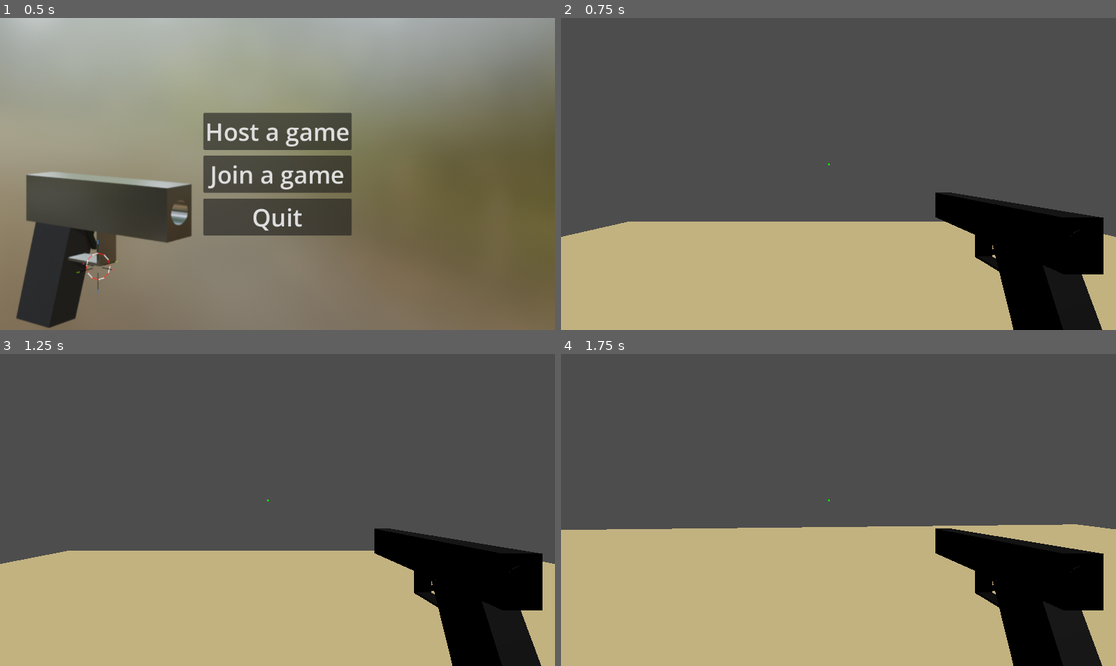
Above: before the commit, frames 1-4 (two rows, left to right).
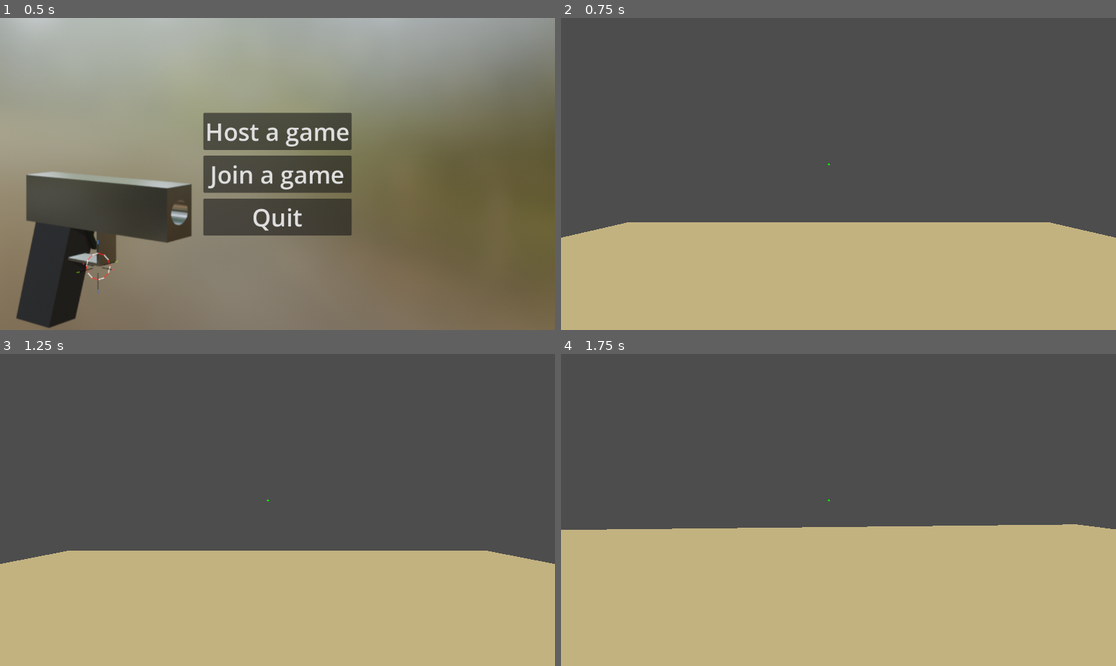
Above: after the commit, the same moments.

Repository: GazizVR/special-shot
Game: Godot game, scene res://scenes/Menu.tscn
Two runs of this game, one before a commit and one after it. Both use one fixed random seed, a clock stepped at 60 frames per second and the inputs below.
Inputs (mouse positions are in pixels of both pictures, inside the frame that each line leads up to):
- Up to frame 1 (0.5 s): no input
- Up to frame 2 (0.75 s): click "Host a game" at 0.5 s
- Up to frame 3 (1.25 s): no input
- Up to frame 4 (1.75 s): tap Enter at 1.25 s; move the mouse to (866, 510) at 1.27 s; hold W (walk_forward) from 1.28 s (still down); tap Ctrl (crouch) at 1.35 s

Frame 1 is identical in both runs. In frame 2, 8.5% of the frame differs, in the area x 0-100%, y 55-100%; in frame 3, 8.3%; in frame 4, 8.3%.

Commit message:
feat: multiplayer

Diff:
--- a/project.godot
+++ b/project.godot
@@ -14,6 +14,10 @@
 run/main_scene="uid://c0iwtwwlag4pt"
 config/features=PackedStringArray("4.6", "Forward Plus")
 config/icon="res://icon.svg"
+
+[autoload]
+
+NetworkHandler="*uid://ycr7eewqp4ok"
 
 [input]
 
--- a/scenes/Game.tscn
+++ b/scenes/Game.tscn
@@ -1,9 +1,8 @@
 [gd_scene format=3 uid="uid://dehmeu5kji8hw"]
 
-[ext_resource type="Script" uid="uid://jj53ghke28ne" path="res://scripts/game.gd" id="1_78awf"]
+[ext_resource type="Script" uid="uid://cqifgxhcdng7p" path="res://scripts/spawner_mp.gd" id="2_qbsmt"]
 [ext_resource type="PackedScene" uid="uid://b8oxkj8oidru1" path="res://scenes/Player.tscn" id="2_s0nni"]
 [ext_resource type="Script" uid="uid://c361cv3uh8km8" path="res://scripts/pause.gd" id="3_aug50"]
-[ext_resource type="Script" uid="uid://cjlj2lm1xcx6a" path="res://scripts/aim.gd" id="4_kiw3p"]
 
 [sub_resource type="BoxShape3D" id="BoxShape3D_8cj0n"]
 
@@ -14,7 +13,6 @@
 albedo_color = Color(0.7607843, 0.69803923, 0.5019608, 1)
 
 [node name="game" type="Node3D" unique_id=731612117]
-script = ExtResource("1_78awf")
 
 [node name="Floor" type="StaticBody3D" parent="." unique_id=1039886930]
 transform = Transform3D(20, 0, 0, 0, 1, 0, 0, 0, 20, 0, 0.5, 0)
@@ -29,13 +27,10 @@
 [node name="DirectionalLight3D" type="DirectionalLight3D" parent="." unique_id=227133486]
 transform = Transform3D(1, 0, 0, 0, -4.371139e-08, 1, 0, -1, -4.371139e-08, 0, 8.49139, 0)
 
-[node name="Player" parent="." unique_id=457187399 instance=ExtResource("2_s0nni")]
-transform = Transform3D(1, 0, 0, 0, 1, 0, 0, 0, 1, 0, 2, 0)
-
-[node name="GUI" type="CanvasLayer" parent="." unique_id=2086990315]
+[node name="CanvasLayer" type="CanvasLayer" parent="." unique_id=2086990315]
 process_mode = 3
 
-[node name="PauseMenu" type="Control" parent="GUI" unique_id=2069157707]
+[node name="PauseMenu" type="Control" parent="CanvasLayer" unique_id=2069157707]
 layout_mode = 3
 anchors_preset = 15
 anchor_right = 1.0
@@ -44,7 +39,7 @@
 grow_vertical = 2
 script = ExtResource("3_aug50")
 
-[node name="PauseBG" type="ColorRect" parent="GUI/PauseMenu" unique_id=1331128661]
+[node name="PauseBG" type="ColorRect" parent="CanvasLayer/PauseMenu" unique_id=1331128661]
 visible = false
 layout_mode = 1
 anchors_preset = 15
@@ -54,7 +49,7 @@
 grow_vertical = 2
 color = Color(0.011764706, 0.011764706, 0.011764706, 0.49019608)
 
-[node name="PauseCnt" type="VBoxContainer" parent="GUI/PauseMenu" unique_id=1782778534]
+[node name="PauseCnt" type="VBoxContainer" parent="CanvasLayer/PauseMenu" unique_id=1782778534]
 visible = false
 layout_mode = 1
 anchors_preset = 8
@@ -71,37 +66,28 @@
 theme_override_constants/separation = 12
 alignment = 1
 
-[node name="Pause" type="Label" parent="GUI/PauseMenu/PauseCnt" unique_id=673292372]
+[node name="Pause" type="Label" parent="CanvasLayer/PauseMenu/PauseCnt" unique_id=673292372]
 layout_mode = 2
 theme_override_font_sizes/font_size = 50
 text = "Pause"
 horizontal_alignment = 1
 vertical_alignment = 1
 
-[node name="Continue" type="Button" parent="GUI/PauseMenu/PauseCnt" unique_id=714104993]
+[node name="Continue" type="Button" parent="CanvasLayer/PauseMenu/PauseCnt" unique_id=714104993]
 layout_mode = 2
 theme_override_font_sizes/font_size = 50
 text = "Continue"
 
-[node name="MenuBtn" type="Button" parent="GUI/PauseMenu/PauseCnt" unique_id=291588637]
+[node name="MenuBtn" type="Button" parent="CanvasLayer/PauseMenu/PauseCnt" unique_id=291588637]
 layout_mode = 2
 theme_override_font_sizes/font_size = 50
 text = "Menu"
 
-[node name="Aim" type="Control" parent="GUI" unique_id=1347646664]
-layout_mode = 3
-anchors_preset = 8
-anchor_left = 0.5
-anchor_top = 0.5
-anchor_right = 0.5
-anchor_bottom = 0.5
-offset_left = -20.0
-offset_top = -20.0
-offset_right = 20.0
-offset_bottom = 20.0
-grow_horizontal = 2
-grow_vertical = 2
-script = ExtResource("4_kiw3p")
+[node name="MultiplayerSpawner" type="MultiplayerSpawner" parent="." unique_id=1452207389]
+_spawnable_scenes = PackedStringArray("uid://b8oxkj8oidru1")
+spawn_path = NodePath("..")
+script = ExtResource("2_qbsmt")
+network_player = ExtResource("2_s0nni")
 
-[connection signal="pressed" from="GUI/PauseMenu/PauseCnt/Continue" to="GUI/PauseMenu" method="_on_continue_pressed"]
-[connection signal="pressed" from="GUI/PauseMenu/PauseCnt/MenuBtn" to="GUI/PauseMenu" method="_on_menu_btn_pressed"]
+[connection signal="pressed" from="CanvasLayer/PauseMenu/PauseCnt/Continue" to="CanvasLayer/PauseMenu" method="_on_continue_pressed"]
+[connection signal="pressed" from="CanvasLayer/PauseMenu/PauseCnt/MenuBtn" to="CanvasLayer/PauseMenu" method="_on_menu_btn_pressed"]
--- a/scenes/Menu.tscn
+++ b/scenes/Menu.tscn
@@ -53,4 +53,5 @@
 text = "Quit"
 
 [connection signal="pressed" from="MainMenu/PlayBtn" to="." method="_on_play_btn_pressed"]
+[connection signal="pressed" from="MainMenu/Button" to="." method="_on_button_pressed"]
 [connection signal="pressed" from="MainMenu/QuitBtn" to="." method="_on_quit_btn_pressed"]
--- a/scenes/Player.tscn
+++ b/scenes/Player.tscn
@@ -2,8 +2,20 @@
 
 [ext_resource type="PackedScene" uid="uid://bbl0hgeru6g3v" path="res://assets/models/Player.glb" id="1_3vyb7"]
 [ext_resource type="Script" uid="uid://govfvmcim26r" path="res://scripts/player.gd" id="1_g2els"]
+[ext_resource type="Script" uid="uid://cjlj2lm1xcx6a" path="res://scripts/aim.gd" id="3_3li8b"]
 
 [sub_resource type="CapsuleShape3D" id="CapsuleShape3D_g2els"]
+
+[sub_resource type="SceneReplicationConfig" id="SceneReplicationConfig_3li8b"]
+properties/0/path = NodePath(".:position")
+properties/0/spawn = true
+properties/0/replication_mode = 1
+properties/1/path = NodePath("CamPivot:rotation")
+properties/1/spawn = true
+properties/1/replication_mode = 1
+properties/2/path = NodePath(".:rotation")
+properties/2/spawn = true
+properties/2/replication_mode = 1
 
 [node name="Player" type="CharacterBody3D" unique_id=457187399]
 transform = Transform3D(-1, 0, -1.509958e-07, 0, 1, 0, 1.509958e-07, 0, -1, 0, 0, 0)
@@ -24,3 +36,23 @@
 
 [node name="Hand" type="Node3D" parent="CamPivot" unique_id=265009307]
 transform = Transform3D(1, 0, 0, 0, 1, 0, 0, 0, 1, -0.75, 1, 1.25)
+
+[node name="CanvasLayer" type="CanvasLayer" parent="." unique_id=376558683]
+
+[node name="Aim" type="Control" parent="CanvasLayer" unique_id=1776340400]
+layout_mode = 3
+anchors_preset = 8
+anchor_left = 0.5
+anchor_top = 0.5
+anchor_right = 0.5
+anchor_bottom = 0.5
+offset_left = -20.0
+offset_top = -20.0
+offset_right = 20.0
+offset_bottom = 20.0
+grow_horizontal = 2
+grow_vertical = 2
+script = ExtResource("3_3li8b")
+
+[node name="MultiplayerSynchronizer" type="MultiplayerSynchronizer" parent="." unique_id=1389830567]
+replication_config = SubResource("SceneReplicationConfig_3li8b")
--- a/scripts/game.gd
+++ /dev/null
@@ -1,6 +0,0 @@
-extends Node3D
-
-func _ready() -> void:
-	var gun_scene = preload("res://scenes/Gun.tscn")
-	var gun_node = gun_scene.instantiate()
-	$Player/CamPivot/Hand.add_child(gun_node)
--- a/scripts/menu.gd
+++ b/scripts/menu.gd
@@ -2,8 +2,12 @@
 
 
 func _on_play_btn_pressed() -> void:
+	NetworkHandler.init_server()
 	get_tree().change_scene_to_file("res://scenes/Game.tscn")
-
 
 func _on_quit_btn_pressed() -> void:
 	get_tree().quit()
+
+func _on_button_pressed() -> void:
+	NetworkHandler.init_client()
+	get_tree().change_scene_to_file("res://scenes/Game.tscn")
--- /dev/null
+++ b/scripts/network_handler.gd
@@ -0,0 +1,15 @@
+extends Node
+
+var peer: ENetMultiplayerPeer
+const HOST: String = "localhost"
+const PORT: int = 3333
+
+func init_server() -> void:
+	peer = ENetMultiplayerPeer.new()
+	peer.create_server(PORT)
+	multiplayer.multiplayer_peer = peer
+
+func init_client() -> void:
+	peer = ENetMultiplayerPeer.new()
+	peer.create_client(HOST,PORT)
+	multiplayer.multiplayer_peer = peer
--- a/scripts/pause.gd
+++ b/scripts/pause.gd
@@ -8,12 +8,10 @@
 		if isPaused:
 			$PauseBG.visible = true
 			$PauseCnt.visible = true
-			$"../Aim".visible = false
 			Input.mouse_mode = Input.MOUSE_MODE_VISIBLE
 		else:
 			$PauseBG.visible = false
 			$PauseCnt.visible = false
-			$"../Aim".visible = true
 			Input.mouse_mode = Input.MOUSE_MODE_CAPTURED
 		get_tree().paused = isPaused
 func _ready() -> void:
@@ -25,9 +23,7 @@
 	get_tree().paused = isPaused
 	$PauseBG.visible = false
 	$PauseCnt.visible = false
-	$"../Aim".visible = true
 	Input.mouse_mode = Input.MOUSE_MODE_CAPTURED
-
 
 func _on_menu_btn_pressed() -> void:
 	get_tree().paused = false
--- a/scripts/player.gd
+++ b/scripts/player.gd
@@ -2,7 +2,12 @@
 
 @export var mouseSensetivity = 0.001
 
+func _enter_tree() -> void:
+	set_multiplayer_authority(name.to_int())
+	$CamPivot/Camera.current = is_multiplayer_authority()
+
 func _input(event: InputEvent) -> void:
+	if !is_multiplayer_authority(): return
 	if event is InputEventMouseMotion:
 		rotate_y(-event.relative.x*mouseSensetivity)
 		var vertical_rotaion = event.relative.y*mouseSensetivity
@@ -19,6 +24,7 @@
 @export var crouch_per = 0.6
 
 func _physics_process(delta: float) -> void:
+	if !is_multiplayer_authority(): return
 	var direction = Vector3.ZERO
 	if not is_on_floor():
 		if global_position.y < 0.5:
--- /dev/null
+++ b/scripts/spawner_mp.gd
@@ -0,0 +1,14 @@
+extends MultiplayerSpawner
+
+@export var network_player: PackedScene
+
+func _ready() -> void:
+	multiplayer.peer_connected.connect(spawn_player)
+	if multiplayer.is_server():
+		spawn_player(multiplayer.get_unique_id())
+
+func spawn_player(id: int) -> void:
+	if !multiplayer.is_server(): return
+	var player = network_player.instantiate()
+	player.name = str(id)
+	get_node(spawn_path).call_deferred("add_child",player)
Not shown, removed: scripts/game.gd.uid
Not shown, added: scripts/network_handler.gd.uid
Not shown, added: scripts/spawner_mp.gd.uid
